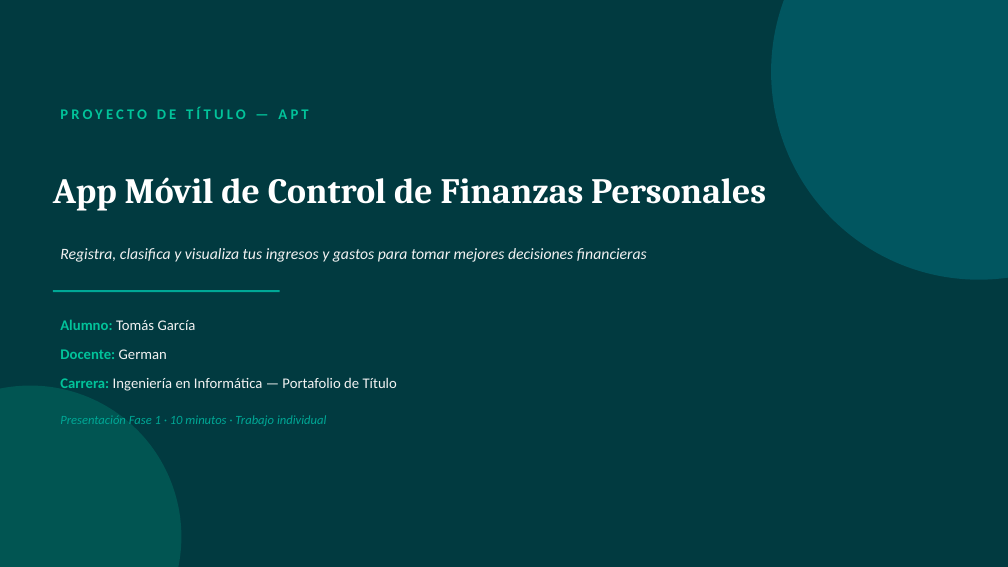
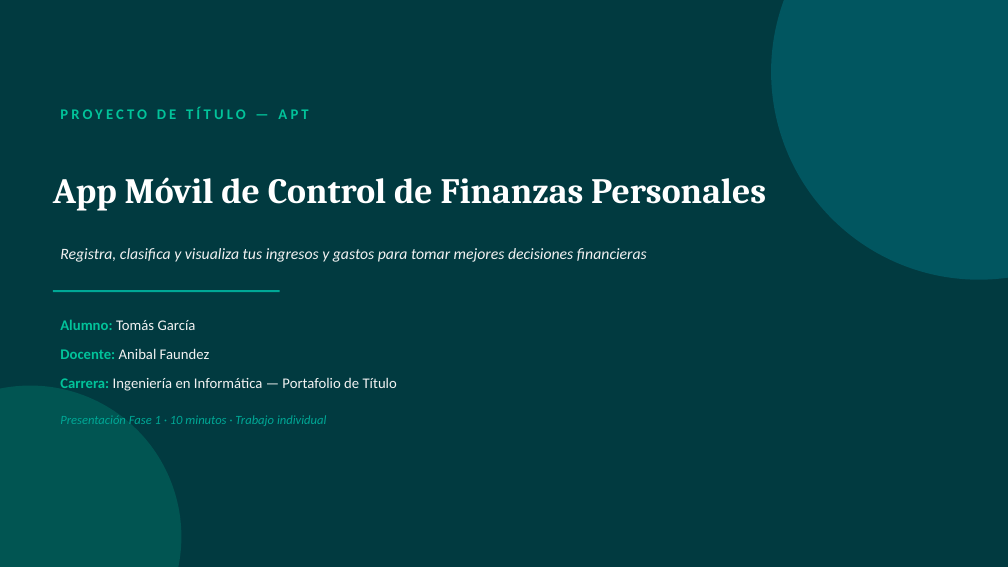
Before and after one commit to Xang-Shoku-Liao/Capstone, a slide deck: slide 1 of Fase 1/Evidencias Grupales/Proyecto_APT_App_Finanzas_Completo_1.pptx. Drawn at 1008x567 pixels with LibreOffice and Linux fonts; fonts in the diff are those of the drawing. Boxes give left, top, right and bottom in pixels: in the first picture for what was removed or moved away, otherwise in the second. Text is boxed around its words. In the diff, an @@ line names an element or a change of style, - is before the commit and + after.

```diff
--- a/Fase 1/Evidencias Grupales/Proyecto_APT_App_Finanzas_Completo_1.pptx
+++ b/Fase 1/Evidencias Grupales/Proyecto_APT_App_Finanzas_Completo_1.pptx
@@ text at bbox=[60, 348, 210, 359]: text changed; text colour #02C39A to #F2F2F2; bold off @@
-Docente: German
+Docente: Anibal Faundez
```
Also in this commit, not shown: 3 other slides changed.
